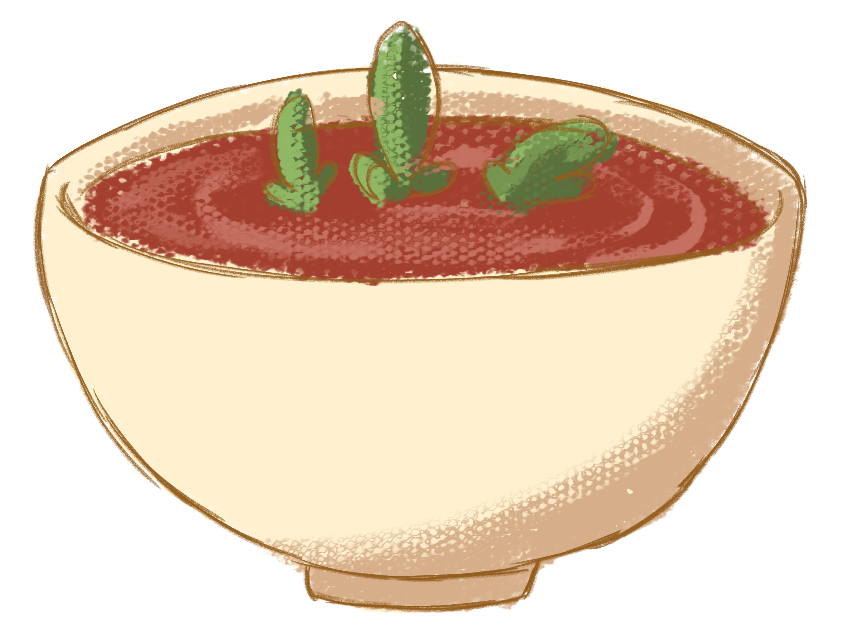
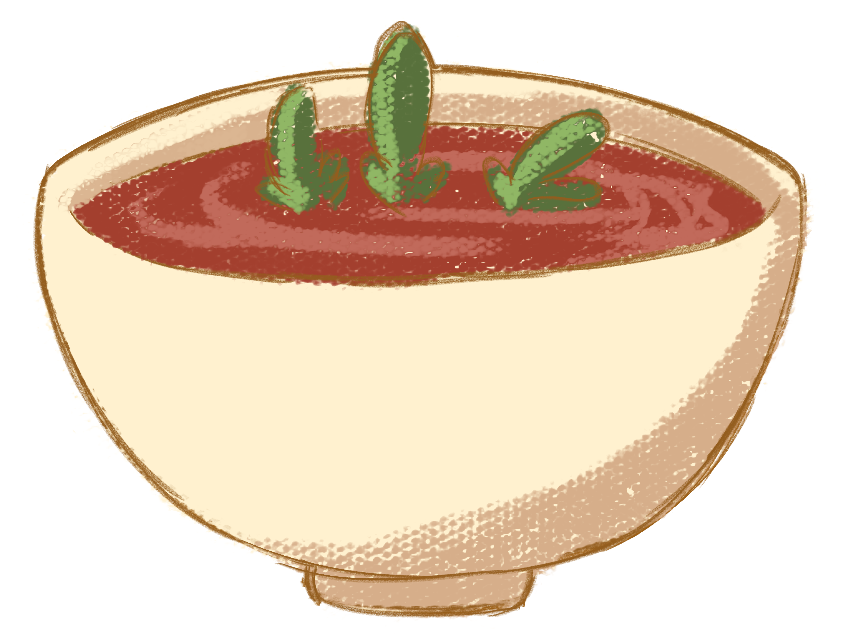
Layered file, before and after one edit (w=845, h=641). Changes by layer:
showed "Layer 9" over [18, 27, 814, 629]
showed "Layer 2" over [18, 18, 815, 622]
